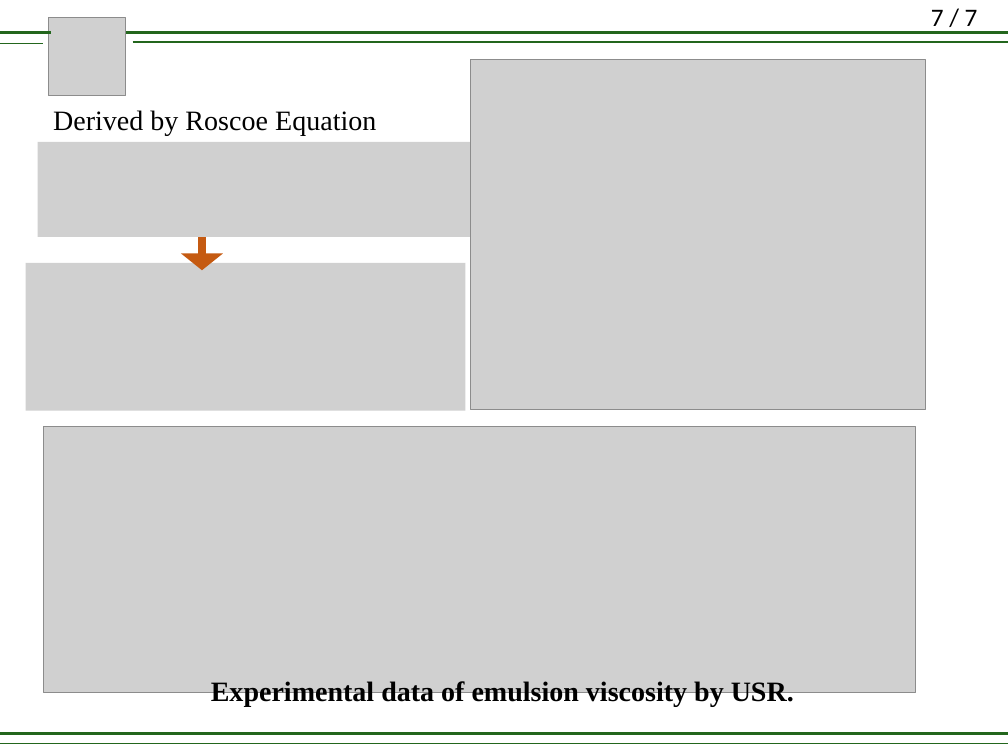
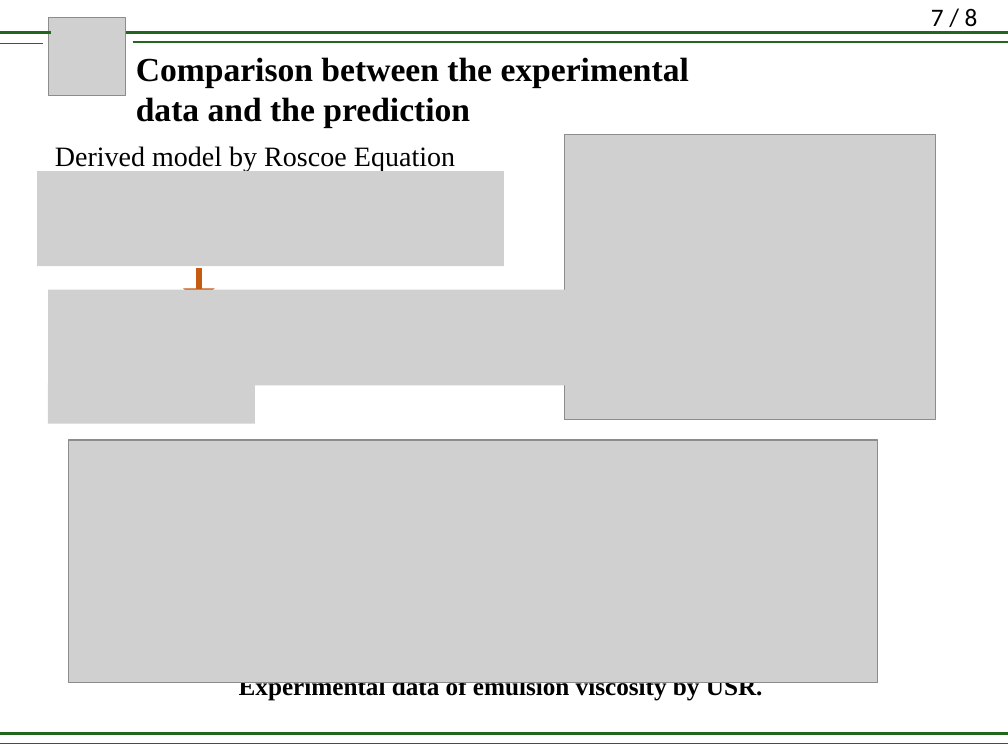
Before and after one commit to lirifuzui/UVPReader, a slide deck: slide 7 of RM_01.pptx. Drawn at 1008x756 pixels with LibreOffice and Linux fonts; fonts in the diff are those of the drawing; grey boxes stand for pictures. Boxes give left, top, right and bottom in pixels: in the first picture for what was removed or moved away, otherwise in the second. Text is boxed around its words. In the diff, an @@ line names an element or a change of style, - is before the commit and + after.

```diff
--- a/RM_01.pptx
+++ b/RM_01.pptx
@@ page number at [931, 8, 978, 32]: text changed @@
-7 / 7
+7 / 8
@@ text added at [136, 57, 689, 128], 24 pt, text #000000, bold @@
+Comparison between the experimental data and the prediction
@@ text at [55, 146, 455, 172]: text changed @@
-Derived by Roscoe Equation
+Derived model by Roscoe Equation
@@ picture: place and size @@
-picture at [470, 59, 924, 409]
+picture at [564, 134, 935, 419]
@@ picture: place and size @@
-picture at [37, 142, 504, 237]
+picture at [37, 171, 504, 266]
@@ arrow moved from (202, 237) - (202, 270) to (199, 268) - (199, 301) @@
@@ arrow (199, 268) - (199, 301): stroke #C55A11 6 pt to #C55A11 4.5 pt @@
@@ picture: place and size @@
-picture at [26, 263, 466, 411]
+picture at [48, 289, 609, 385]
@@ picture added at [47, 383, 254, 423] @@
@@ picture: place and size @@
-picture at [43, 426, 915, 692]
+picture at [69, 440, 878, 683]
@@ text "Experimental data of emulsion viscosity ..." at [239, 682, 763, 701]: size 20 to 18 pt @@
```
Also in this commit, not shown: 6 other slides changed, 1 slide added, 1 other file.
